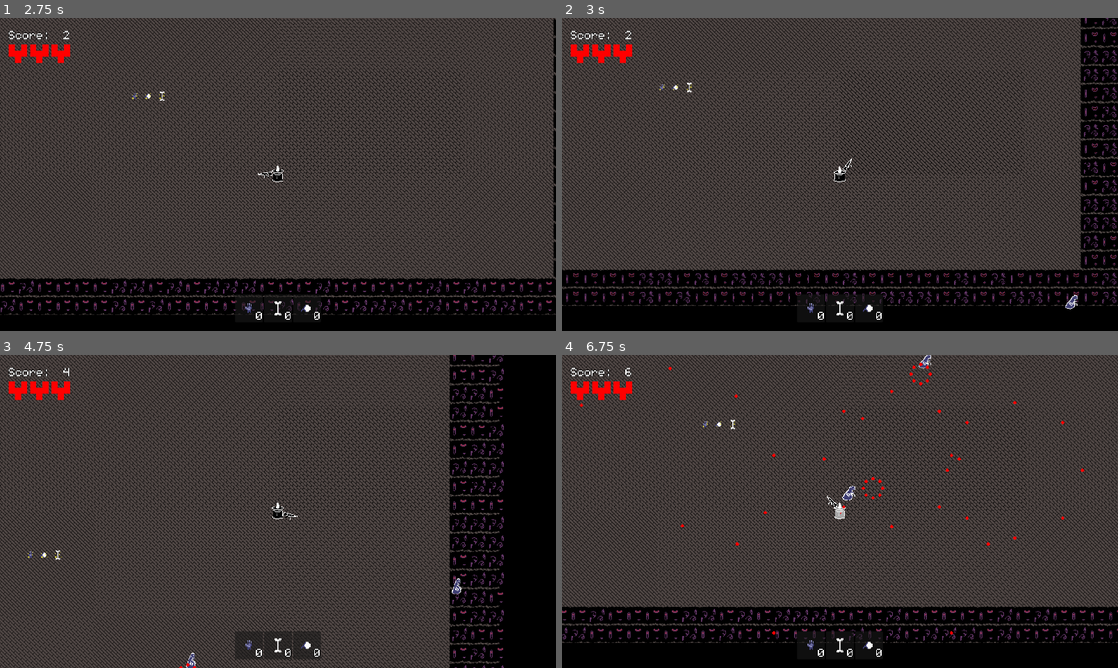
Above: before the commit, frames 1-4 (two rows, left to right).
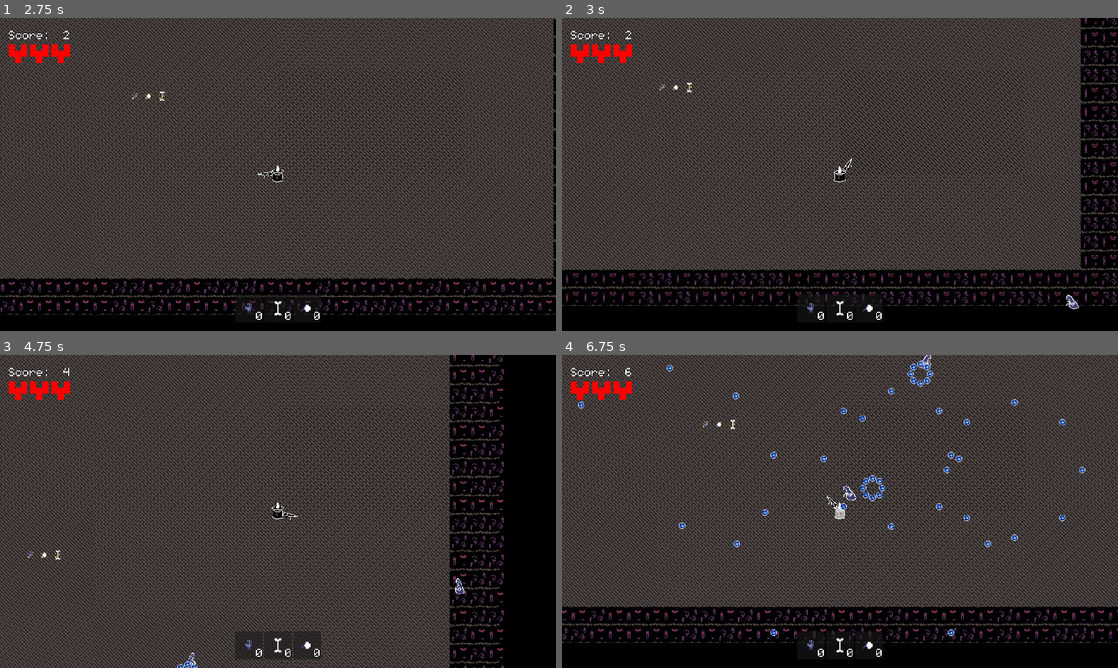
Above: after the commit, the same moments.

Repository: pablopenna/out-of-philosophers-stones
Game: Godot game, scene res://scenes/levels/main_menu.tscn
Two runs of this game, one before a commit and one after it. Both use one fixed random seed, a clock stepped at 60 frames per second and the inputs below.
Inputs (mouse positions are in pixels of both pictures, inside the frame that each line leads up to):
- Up to frame 1 (2.75 s): click "Start Game" at 0.5 s; move the mouse to (400, 158) at 1.27 s; hold D (move_right) 1.28-2.03 s; click (400, 158) at 1.35 s; move the mouse to (166, 190) at 2.02 s; hold S (move_down) from 2.03 s (still down); tap 2 (toss_bone) at 2.1 s
- Up to frame 2 (3 s): move the mouse to (895, 105) at 2.77 s; release S (move_down) at 2.78 s; hold D (move_right) from 2.78 s (still down); tap 3 (toss_eye) at 2.85 s
- Up to frame 3 (4.75 s): move the mouse to (250, 574) at 3.52 s; release D (move_right) at 3.53 s; hold W (move_up) 3.53-4.28 s; tap 1 (toss_hand) at 3.6 s; move the mouse to (444, 558) at 4.27 s; hold A (move_left) from 4.28 s (still down); hold Shift (walk) from 4.28 s (still down)
- Up to frame 4 (6.75 s): move the mouse to (673, 464) at 5.02 s; release Shift (walk) at 5.03 s; click (673, 464) at 5.1 s; move the mouse to (867, 511) at 5.77 s; release A (move_left) at 5.78 s; hold S (move_down) 5.78-6.53 s; tap 2 (toss_bone) at 5.85 s; move the mouse to (756, 433) at 6.52 s; hold D (move_right) from 6.53 s (still down); tap 3 (toss_eye) at 6.6 s

Frame 1 is identical in both runs. In frame 2, less than 0.1% of the frame differs, in the area x 90-93%, y 88-94%; in frame 3, 0.1%; in frame 4, 1.0%, in the area x 2-95%, y 1-90%.

Commit message:
Flip enemy sprite when x velocity is negative. Also changed sprite of their bullets.

Diff:
--- a/scenes/enemy/enemy.tscn
+++ b/scenes/enemy/enemy.tscn
@@ -1,7 +1,8 @@
-[gd_scene load_steps=15 format=3 uid="uid://ca6023cmew22i"]
+[gd_scene load_steps=17 format=3 uid="uid://ca6023cmew22i"]
 
 [ext_resource type="Script" path="res://scenes/enemy/enemy.gd" id="1_ia8fh"]
 [ext_resource type="Texture2D" uid="uid://byjnrfygc86ly" path="res://art/enemy_white_outline.png" id="2_8b7d0"]
+[ext_resource type="Script" path="res://scenes/enemy/enemy_sprite.gd" id="3_4qshi"]
 [ext_resource type="Script" path="res://scenes/common/state_machine.gd" id="3_orv0g"]
 [ext_resource type="Script" path="res://scenes/enemy/states/shoot.gd" id="5_fgmeb"]
 [ext_resource type="PackedScene" uid="uid://bvhpvjcuqvn16" path="res://scenes/hurtbox/hurtbox.tscn" id="5_qtfyk"]
@@ -9,6 +10,7 @@
 [ext_resource type="PackedScene" uid="uid://bivwencvg08tj" path="res://scenes/hp_manager/health_points_manager.tscn" id="6_o5h45"]
 [ext_resource type="PackedScene" uid="uid://b8yls0byl10aq" path="res://scenes/projectile/projectile_shooter.tscn" id="7_q66ql"]
 [ext_resource type="Script" path="res://scenes/enemy/pattern_shooter.gd" id="8_hgaiu"]
+[ext_resource type="PackedScene" uid="uid://cxvxquh343piv" path="res://scenes/projectile/enemy_projectile.tscn" id="9_8lfwd"]
 [ext_resource type="PackedScene" uid="uid://cegd3hhiafncc" path="res://scenes/alchemy_ingredient/factory/ingredient_factory.tscn" id="10_s1kt7"]
 
 [sub_resource type="RectangleShape2D" id="RectangleShape2D_nhs8a"]
@@ -53,10 +55,12 @@
 position = Vector2(-1, 2.5)
 shape = SubResource("RectangleShape2D_nhs8a")
 
-[node name="Sprite2D" type="Sprite2D" parent="."]
+[node name="Sprite2D" type="Sprite2D" parent="." node_paths=PackedStringArray("enemy")]
 texture = ExtResource("2_8b7d0")
 hframes = 5
 frame = 4
+script = ExtResource("3_4qshi")
+enemy = NodePath("..")
 
 [node name="AnimationPlayer" type="AnimationPlayer" parent="."]
 libraries = {
@@ -94,6 +98,7 @@
 health = 5
 
 [node name="ProjectileShooter" parent="." instance=ExtResource("7_q66ql")]
+projectileScene = ExtResource("9_8lfwd")
 projectile_scanned_layer = 32
 projectile_layer = 64
 
--- /dev/null
+++ b/scenes/enemy/enemy_sprite.gd
@@ -0,0 +1,9 @@
+extends Sprite2D
+
+@export var enemy: Enemy
+
+func _physics_process(delta):
+	if enemy.velocity.x < 0:
+		flip_h = true
+	elif enemy.velocity.x > 0:
+		flip_h = false
--- /dev/null
+++ b/scenes/projectile/enemy_projectile.tscn
@@ -0,0 +1,88 @@
+[gd_scene load_steps=13 format=3 uid="uid://cxvxquh343piv"]
+
+[ext_resource type="Script" path="res://scenes/projectile/projectile.gd" id="1_tghha"]
+[ext_resource type="Texture2D" uid="uid://dwi8xrfirr88p" path="res://art/bullet2.png" id="2_56x0i"]
+
+[sub_resource type="AtlasTexture" id="AtlasTexture_7gqcl"]
+atlas = ExtResource("2_56x0i")
+region = Rect2(0, 0, 32, 32)
+
+[sub_resource type="AtlasTexture" id="AtlasTexture_14lgn"]
+atlas = ExtResource("2_56x0i")
+region = Rect2(32, 0, 32, 32)
+
+[sub_resource type="AtlasTexture" id="AtlasTexture_yx4ar"]
+atlas = ExtResource("2_56x0i")
+region = Rect2(64, 0, 32, 32)
+
+[sub_resource type="AtlasTexture" id="AtlasTexture_lu264"]
+atlas = ExtResource("2_56x0i")
+region = Rect2(96, 0, 32, 32)
+
+[sub_resource type="AtlasTexture" id="AtlasTexture_78mpl"]
+atlas = ExtResource("2_56x0i")
+region = Rect2(128, 0, 32, 32)
+
+[sub_resource type="AtlasTexture" id="AtlasTexture_jqtni"]
+atlas = ExtResource("2_56x0i")
+region = Rect2(160, 0, 32, 32)
+
+[sub_resource type="AtlasTexture" id="AtlasTexture_f3wue"]
+atlas = ExtResource("2_56x0i")
+region = Rect2(192, 0, 32, 32)
+
+[sub_resource type="AtlasTexture" id="AtlasTexture_qxq2u"]
+atlas = ExtResource("2_56x0i")
+region = Rect2(224, 0, 32, 32)
+
+[sub_resource type="SpriteFrames" id="SpriteFrames_7f6ge"]
+animations = [{
+"frames": [{
+"duration": 1.0,
+"texture": SubResource("AtlasTexture_7gqcl")
+}, {
+"duration": 1.0,
+"texture": SubResource("AtlasTexture_14lgn")
+}, {
+"duration": 1.0,
+"texture": SubResource("AtlasTexture_yx4ar")
+}, {
+"duration": 1.0,
+"texture": SubResource("AtlasTexture_lu264")
+}, {
+"duration": 1.0,
+"texture": SubResource("AtlasTexture_78mpl")
+}, {
+"duration": 1.0,
+"texture": SubResource("AtlasTexture_jqtni")
+}, {
+"duration": 1.0,
+"texture": SubResource("AtlasTexture_f3wue")
+}, {
+"duration": 1.0,
+"texture": SubResource("AtlasTexture_qxq2u")
+}],
+"loop": true,
+"name": &"default",
+"speed": 10.0
+}]
+
+[sub_resource type="CircleShape2D" id="CircleShape2D_wiad0"]
+radius = 5.0
+
+[node name="EnemyProjectile" type="Area2D"]
+collision_layer = 0
+collision_mask = 0
+script = ExtResource("1_tghha")
+
+[node name="Sprite2D" type="AnimatedSprite2D" parent="."]
+z_index = 1
+sprite_frames = SubResource("SpriteFrames_7f6ge")
+frame_progress = 0.317966
+
+[node name="CollisionShape2D" type="CollisionShape2D" parent="."]
+shape = SubResource("CircleShape2D_wiad0")
+
+[node name="VisibleOnScreenNotifier2D" type="VisibleOnScreenNotifier2D" parent="."]
+
+[connection signal="screen_exited" from="VisibleOnScreenNotifier2D" to="." method="_on_visible_on_screen_notifier_2d_screen_exited"]
